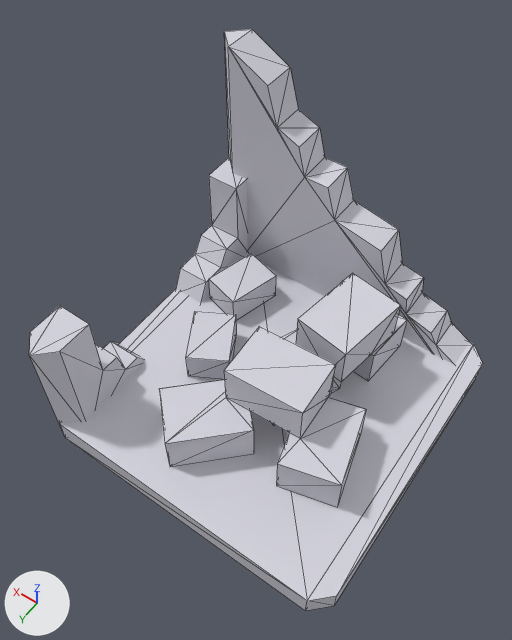
Two versions of the OBJ model triplebuilder_app/models/Level1.obj, one commit apart.
The view is the same before and after, from a 50 mm camera at (-0.743, 1.157, 2.211) aimed at (0.042, 0.057, 0.483). The axes (+X, +Y, +Z) are drawn at lower left. The lights are the same throughout. Mesh edges are drawn as thin lines. Where no turn or scale is listed for an object, it has been applied to the vertices.

Names of what the first picture shows: 'Level1'.
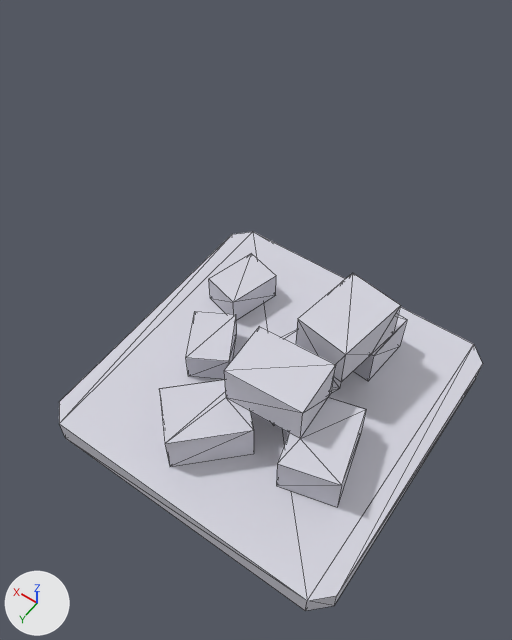
Boxes (x1, y1, x2, y2) around the edits, measured in the pictures (512 x 640 px):
'Level1', reshaped (7% narrower, 35% shorter)
    before: (29, 29, 482, 611)
    after: (59, 232, 482, 611)
part 1 of me_level1, deleted
    before: (225, 29, 469, 365)
part 2 of me_level1, deleted
    before: (29, 158, 247, 424)

The change, as a diff of the scene's bpy script:
```diff
--- a/triplebuilder_app/models/Level1.obj.py
+++ b/triplebuilder_app/models/Level1.obj.py
@@ me_level1 @@
 # used by ob_level1; location = (0.0, 0.0, 0.0)
-me_level1.from_pydata(...)  # 160 vertices, 300 faces; spans x -0.563..0.562, y -0.563..0.563, z 0.0..1.0
+me_level1.from_pydata(...)  # 90 vertices, 164 faces; spans x -0.562..0.562, y -0.562..0.562, z 0.0..0.412
+# me_level1 part 1: the loose piece of 36 vertices spanning x -0.563..0.562, y -0.563..-0.437, z 0.0..1.0 is deleted
+# me_level1 part 2
+# 34 vertices are removed from x 0.438..0.562, y -0.562..0.563, z 0.0..0.5
+# 68 faces are deleted
 me_level1.materials.append(mat_stone)
```
